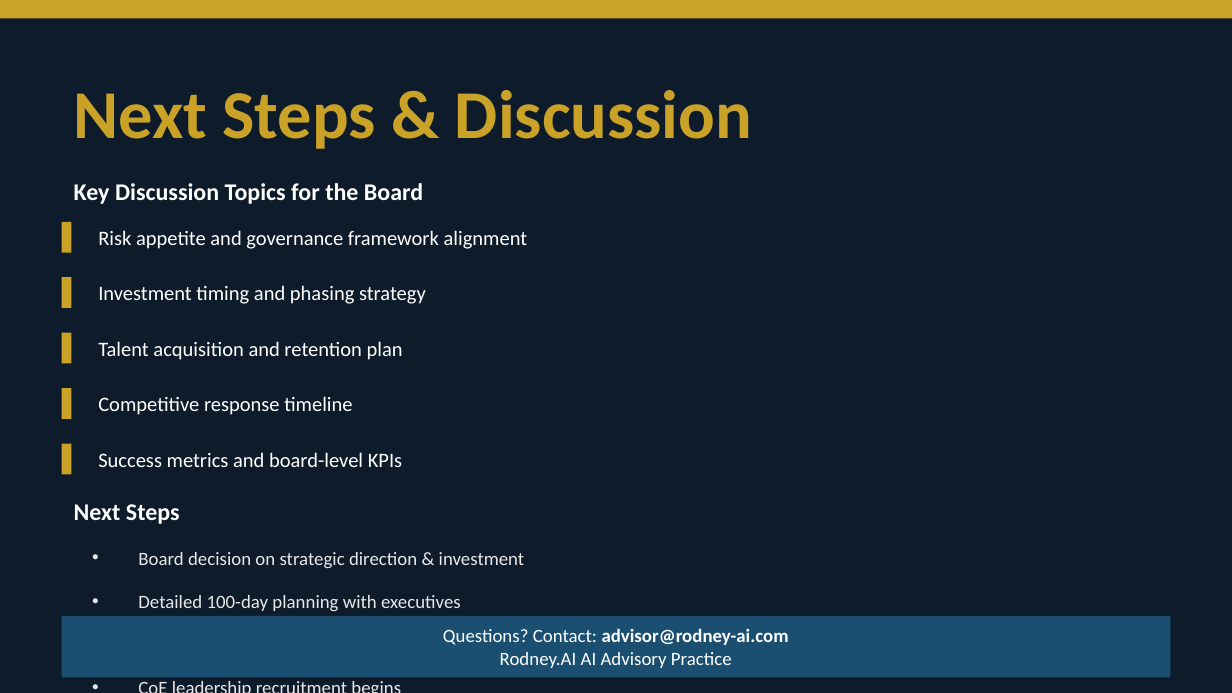
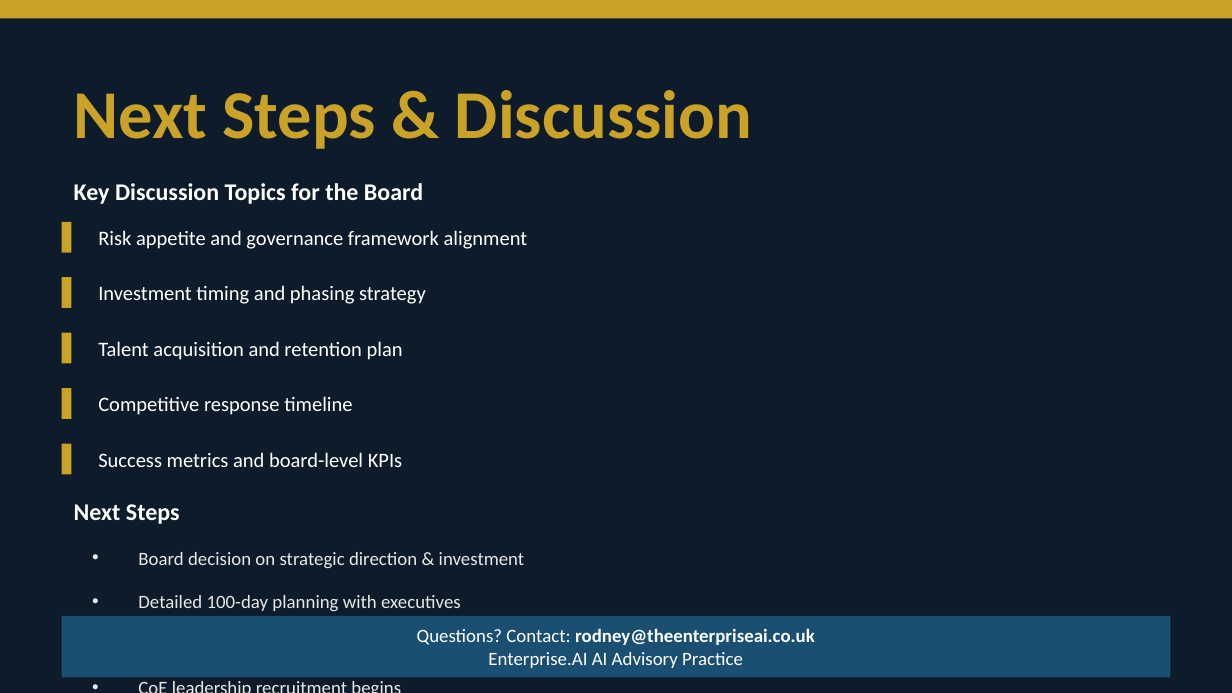
Before and after one commit to rodneyjerry-debug/rodney-ai, a slide deck: slide 12 of resources/board-ai-briefing-pack-template.pptx. Drawn at 1232x693 pixels with LibreOffice and Linux fonts; fonts in the diff are those of the drawing. Boxes give left, top, right and bottom in pixels: in the first picture for what was removed or moved away, otherwise in the second. Text is boxed around its words. In the diff, an @@ line names an element or a change of style, - is before the commit and + after.

```diff
--- a/resources/board-ai-briefing-pack-template.pptx
+++ b/resources/board-ai-briefing-pack-template.pptx
@@ text at bbox=[417, 628, 815, 668]: text changed @@
-Questions? Contact: advisor@rodney-ai.com
-Rodney.AI AI Advisory Practice
+Questions? Contact: rodney@theenterpriseai.co.uk
+Enterprise.AI AI Advisory Practice
```
Also in this commit, not shown: 1 other slide changed, 9 other files.
